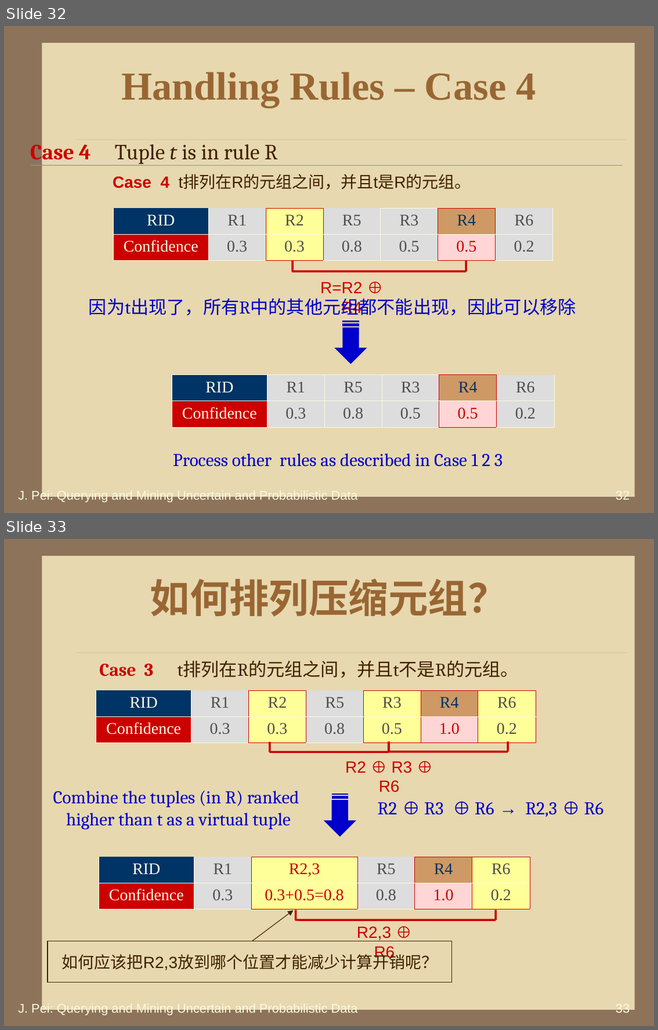
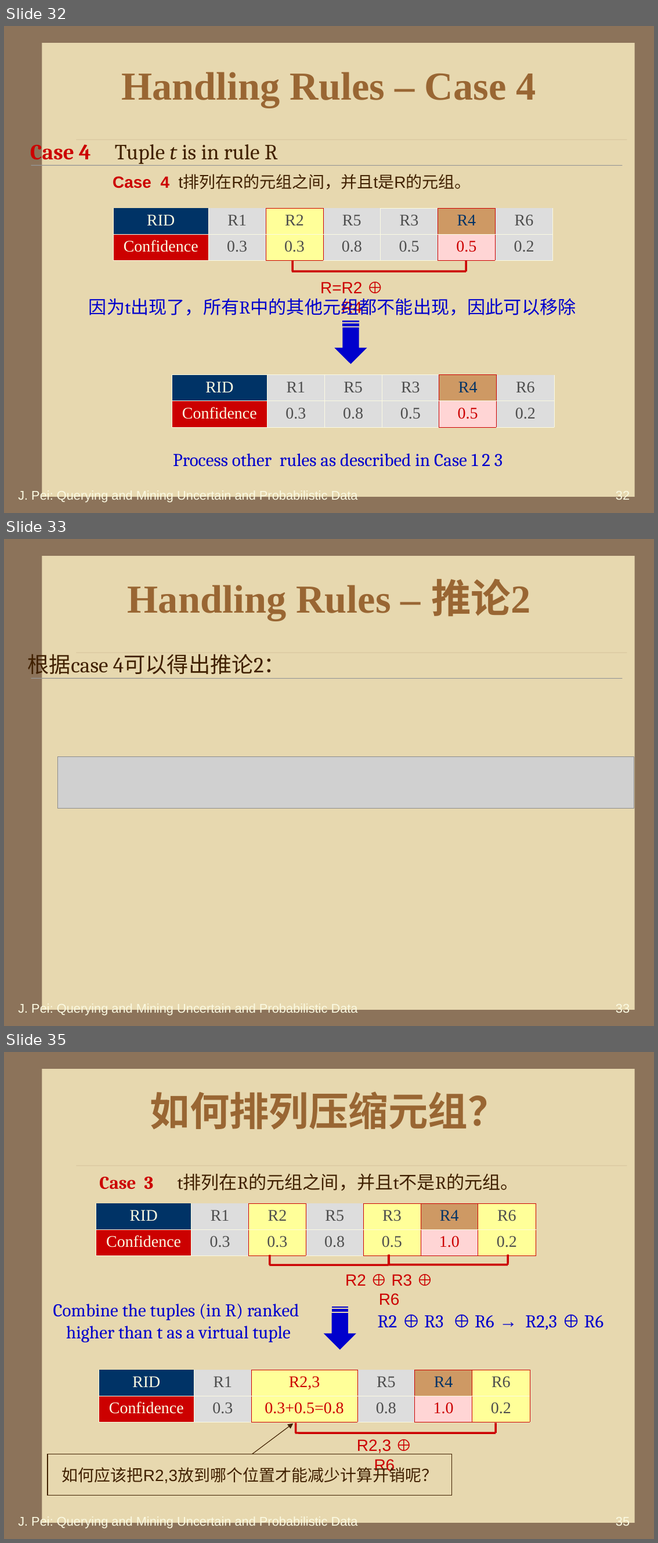
Before and after one commit to HiltonWei/wpstest, a slide deck: branches/区钺坚/读书报告/不确定性数据的查询分析处理.ppt. Shown one above the other, each under a label of ours: slides 32 and 33 before the commit, slides 32, 33 and 35 after it; the slides between them are not shown. The pictures are 658x1030 and 658x1543 pixels, drawn with LibreOffice and Linux fonts; fonts in the diff are those of the drawing; grey boxes stand for pictures; background and template pictures are left out. Boxes give left, top, right and bottom in pixels: in the first picture for what was removed or moved away, otherwise in the second. Text is boxed around its words. In the diff, an @@ line names an element or a change of style, - is before the commit and + after.

```diff
--- a/branches/区钺坚/读书报告/不确定性数据的查询分析处理.ppt
+++ b/branches/区钺坚/读书报告/不确定性数据的查询分析处理.ppt
@@ slide 33 added at <box>4,539,654,1026</box>, background #8C735A; not listed: 2 template elements that a slide beside it also shows @@
@@ title added at <box>128,579,530,620</box>, 44 pt, text #996633, bold @@
+Handling Rules – 推论2
@@ text added at <box>28,650,285,678</box>, 24 pt, text #402000 @@
+根据case 4可以得出推论2：
@@ line added from (31, 679) to (622, 679), #969696 0.74 pt @@
@@ picture added at <box>58,757,633,809</box> @@
@@ text added at <box>18,1003,358,1016</box>, 14 pt, text #FBFAE2 @@
+J. Pei: Querying and Mining Uncertain and Probabilistic Data
@@ page number added at <box>615,1004,629,1016</box>, 14 pt, text #FBFAE2 @@
+33
@@ what was slide 33 is now slide 35 @@
@@ page number at <box>615,1517,629,1529</box>: text changed @@
-33
+35
```
Also in this commit, not shown: 4 slides changed, 1 other slide added, 2 other files.
